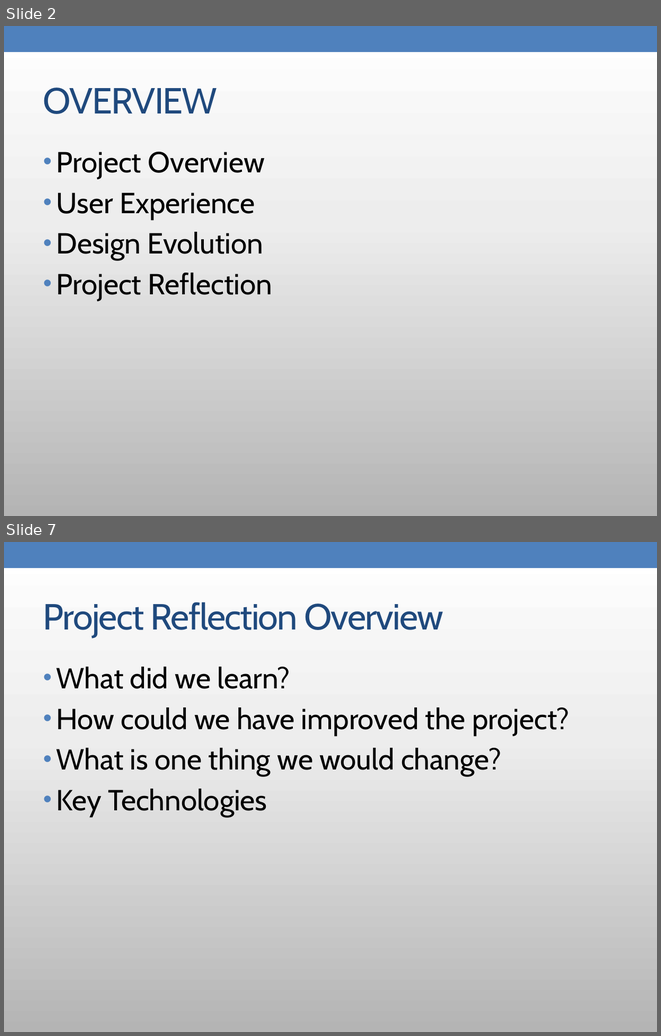
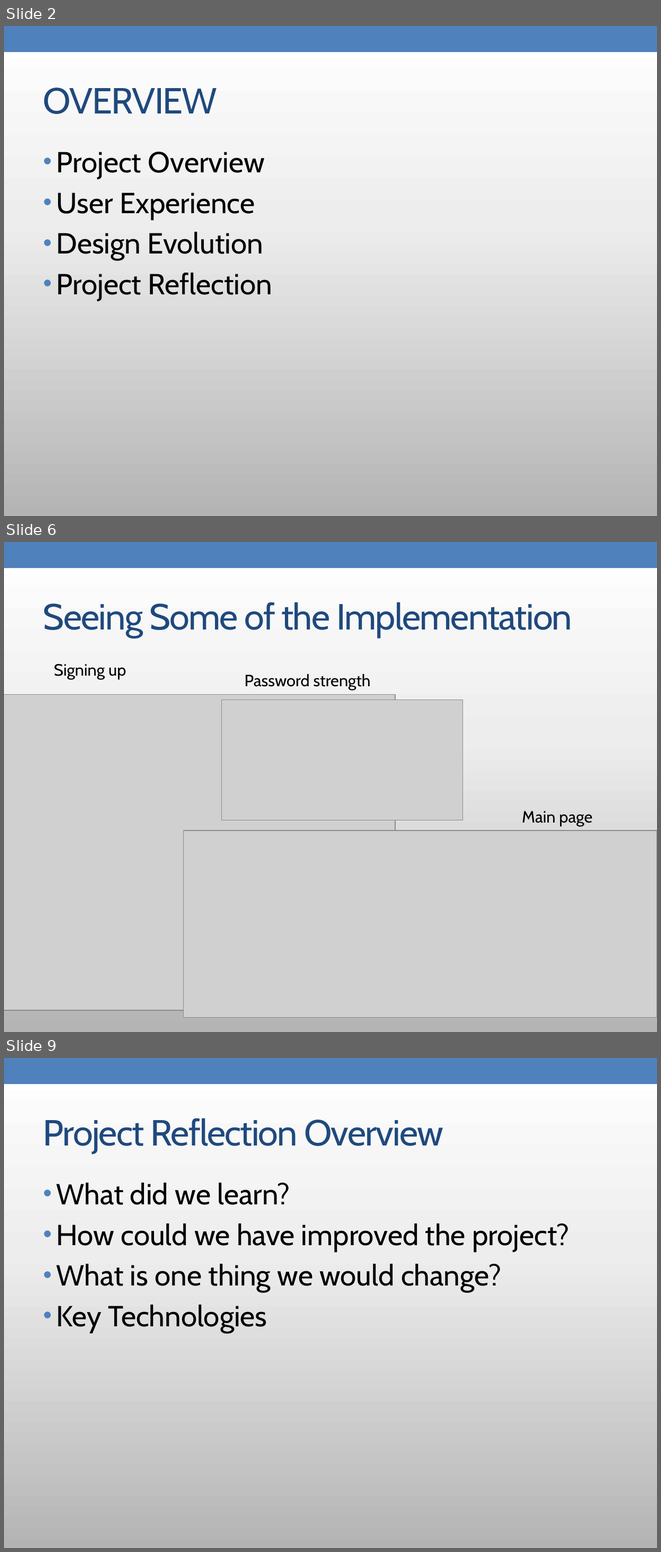
Before and after one commit to yotengo/MaverickApplicationsCorporation, a slide deck: doc/phase4/Mac reflection presentation.pptx. Shown one above the other, each under a label of ours: slides 2 and 7 before the commit, slides 2, 6 and 9 after it; the slides between them are not shown. The pictures are 661x1036 and 661x1552 pixels, drawn with LibreOffice and Linux fonts; fonts in the diff are those of the drawing; grey boxes stand for pictures. Boxes give left, top, right and bottom in pixels: in the first picture for what was removed or moved away, otherwise in the second. Text is boxed around its words. In the diff, an @@ line names an element or a change of style, - is before the commit and + after.

```diff
--- a/doc/phase4/Mac reflection presentation.pptx
+++ b/doc/phase4/Mac reflection presentation.pptx
@@ slide 6 added at box(4, 542, 657, 1032), background gradient #FFFFFF to #EEEEEE to #B4B4B4; not listed: 2 template elements that a slide beside it also shows @@
@@ title added at box(43, 602, 572, 638), 40 pt, text #1F497D @@
+Seeing Some of the Implementation
@@ text added at box(54, 664, 126, 679), 18 pt, text #000000 @@
+Signing up
@@ text added at box(245, 674, 371, 690), 18 pt, text #000000 @@
+Password strength
@@ picture added at box(4, 694, 395, 1009) @@
@@ picture added at box(221, 700, 462, 820) @@
@@ text added at box(522, 811, 592, 826), 18 pt, text #000000 @@
+Main page
@@ picture added at box(184, 831, 657, 1017) @@
@@ what was slide 7 is now slide 9 @@
```
Also in this commit, not shown: 5 slides changed, 1 other slide added.
